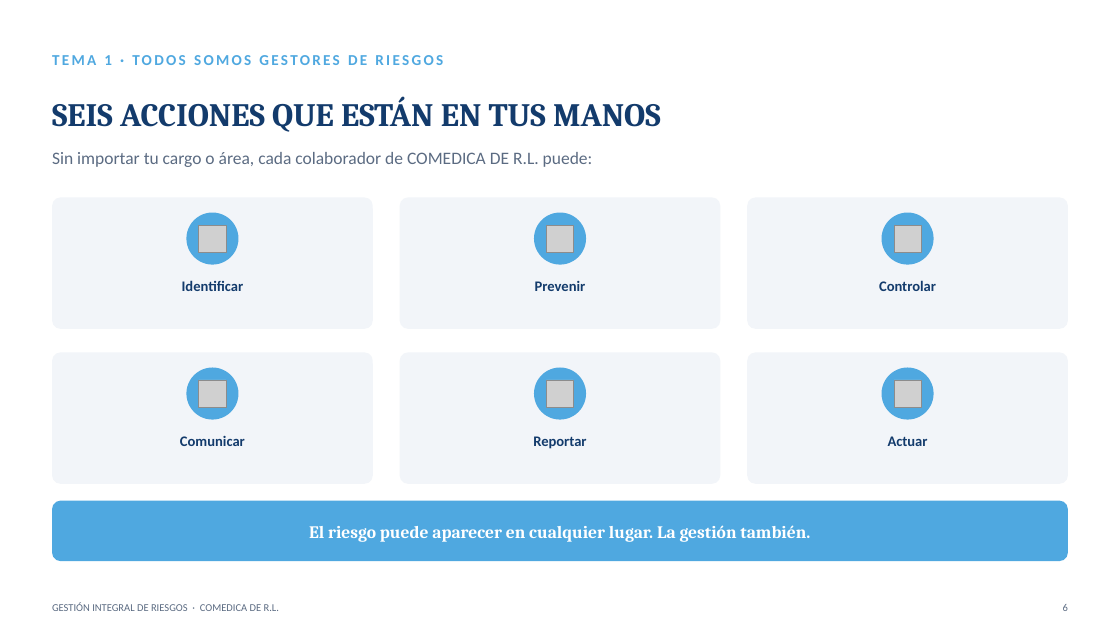
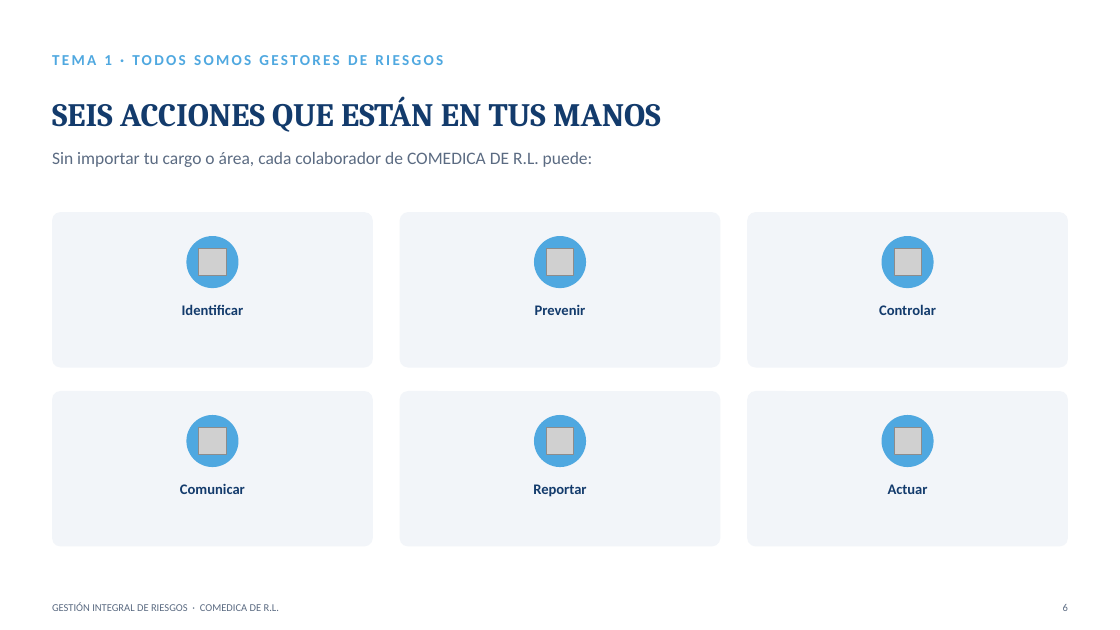
Before and after one commit to menjivar201280/riesgo, a slide deck: slide 6 of capacitacion-riesgos-2025/CAPACITACION_RIESGOS_2025.pptx. Drawn at 1120x630 pixels with LibreOffice and Linux fonts; fonts in the diff are those of the drawing; grey boxes stand for pictures. Boxes give left, top, right and bottom in pixels: in the first picture for what was removed or moved away, otherwise in the second. Text is boxed around its words. In the diff, an @@ line names an element or a change of style, - is before the commit and + after.

```diff
--- a/capacitacion-riesgos-2025/CAPACITACION_RIESGOS_2025.pptx
+++ b/capacitacion-riesgos-2025/CAPACITACION_RIESGOS_2025.pptx
@@ rounded rectangle: place and size @@
-rounded rectangle at [52,197,373,329]
+rounded rectangle at [52,212,373,367]
@@ rounded rectangle: place and size @@
-rounded rectangle at [400,197,721,329]
+rounded rectangle at [400,212,721,367]
@@ rounded rectangle: place and size @@
-rounded rectangle at [748,197,1069,329]
+rounded rectangle at [748,212,1069,367]
@@ 3 pictures, 3 texts, 3 ellipses: place and size @@
-3 pictures, 3 texts, 3 ellipses at [182,213,936,291]
+3 pictures, 3 texts, 3 ellipses at [182,236,936,315]
@@ rounded rectangle: place and size @@
-rounded rectangle at [52,353,373,484]
+rounded rectangle at [52,392,373,547]
@@ rounded rectangle: place and size @@
-rounded rectangle at [400,353,721,484]
+rounded rectangle at [400,392,721,547]
@@ proportions changed in 6 elements at [400,212,721,367], [748,212,1069,367], [52,212,373,367], [52,392,373,547], [400,392,721,547], [748,392,1069,547] @@
@@ rounded rectangle: place and size @@
-rounded rectangle at [748,353,1069,484]
+rounded rectangle at [748,392,1069,547]
@@ 3 texts, 3 ellipses: place and size @@
-3 texts, 3 ellipses at [180,368,933,449]
+3 texts, 3 ellipses at [180,415,933,497]
@@ 3 pictures: place and size @@
-3 pictures at [199,380,921,407]
+3 pictures at [199,428,921,455]
@@ rounded rectangle removed at [52,501,1068,561] @@
@@ text removed at [309,525,810,542] @@
-El riesgo puede aparecer en cualquier lugar. La gestión también.
```
Also in this commit, not shown: 26 other slides changed, 15 slides added.
